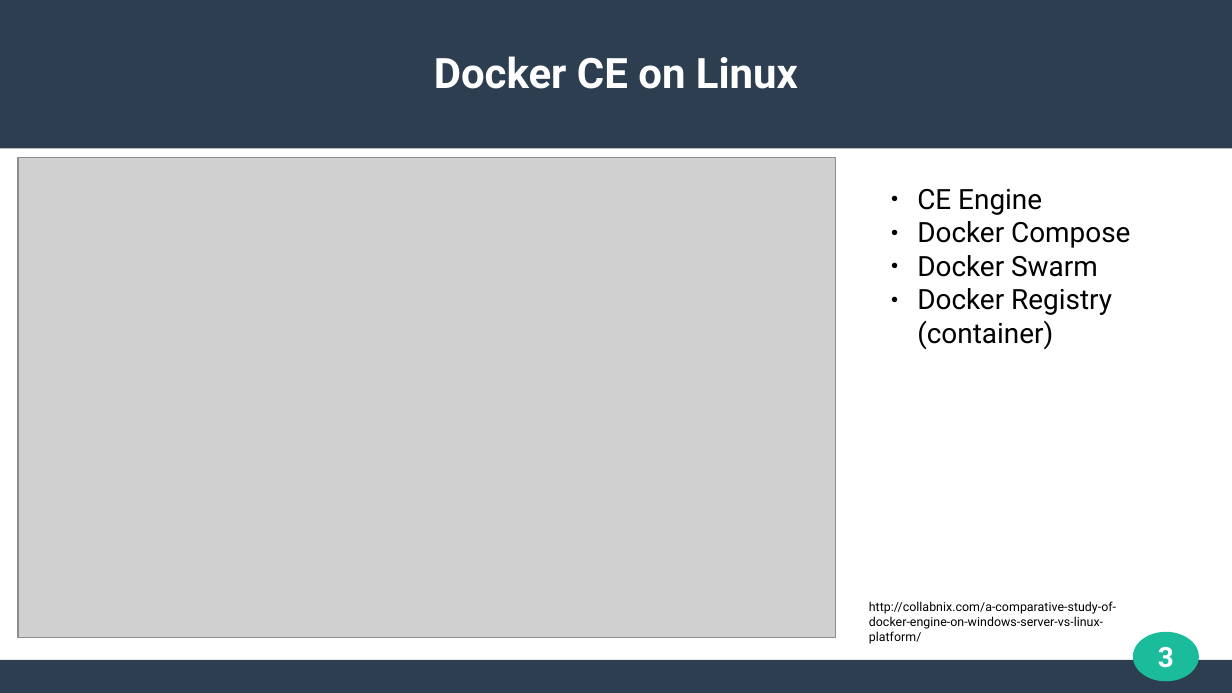
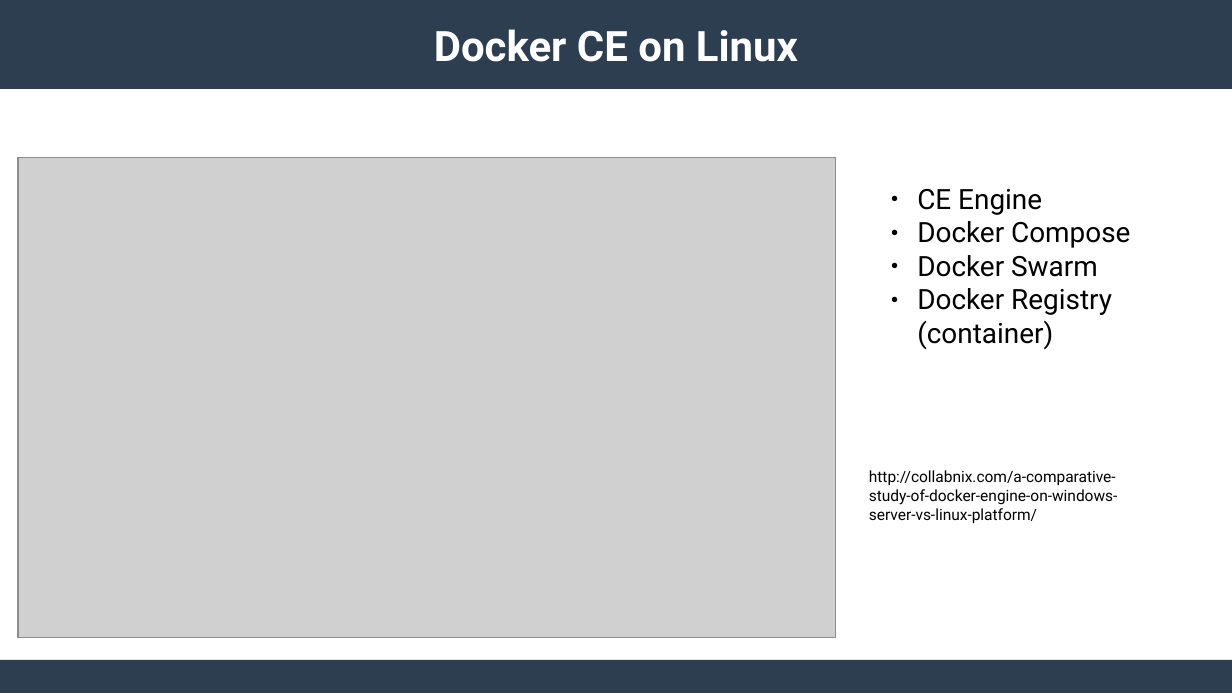
Before and after one commit to Dallas-OSS/meetup20171007, a slide deck: slide 3 of OSS-Containers.odp. Drawn at 1232x693 pixels with LibreOffice and Linux fonts; fonts in the diff are those of the drawing; grey boxes stand for pictures. Boxes give left, top, right and bottom in pixels: in the first picture for what was removed or moved away, otherwise in the second. Text is boxed around its words. In the diff, an @@ line names an element or a change of style, - is before the commit and + after.

Commit message:
50% done

```diff
--- a/OSS-Containers.odp
+++ b/OSS-Containers.odp
@@ rectangle: place and size @@
-rectangle at [0,0,1232,149]
+rectangle at [0,0,1232,89]
@@ title "Docker CE on Linux": place and size @@
-title "Docker CE on Linux" at [434,56,798,89]
+title "Docker CE on Linux" at [434,29,798,62]
@@ text "http://collabnix.com/a-comparative-study-of-docker-engine-on ...": place and size @@
-text "http://collabnix.com/a-comparative-study-of-docker-engine-on ..." at [869,601,1116,644]
+text "http://collabnix.com/a-comparative-study-of-docker-engine-on ..." at [869,470,1118,523]
@@ text "http://collabnix.com/a-comparative-study-of-docker-engine-on ..." at [869,470,1118,523]: size 8 to 10 pt @@
@@ ellipse removed at [1134,632,1200,681] @@
@@ page number removed at [1158,647,1174,668] @@
-3
```
Also in this commit, not shown: 3 other slides changed, 7 slides added, 1 slide removed.
